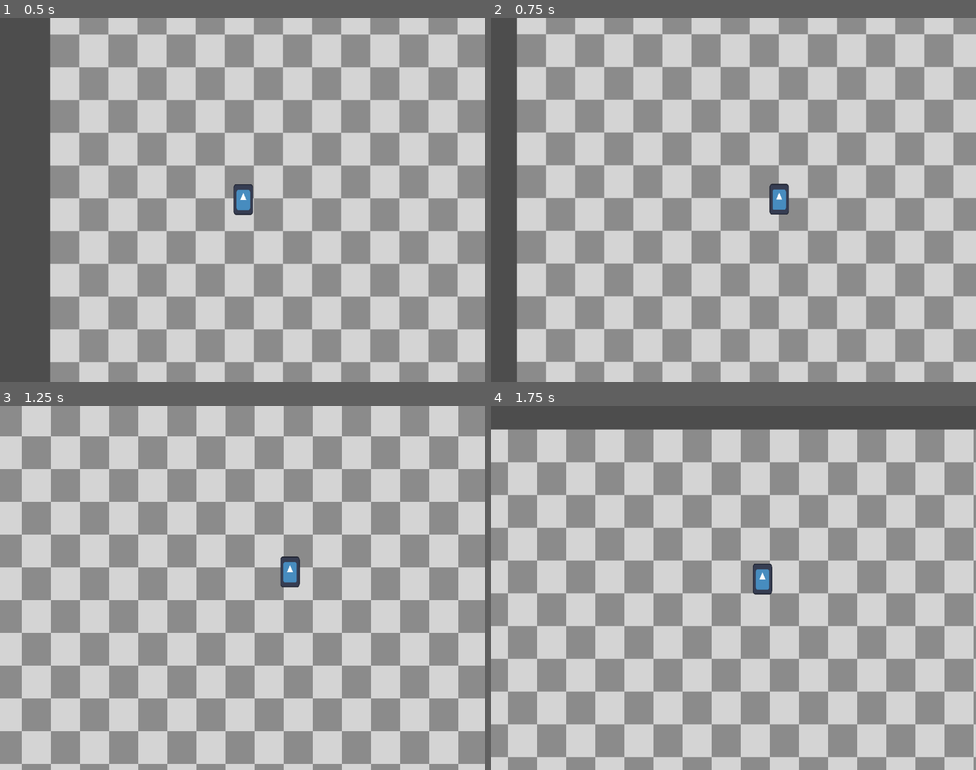
Above: before the commit, frames 1-4 (two rows, left to right).
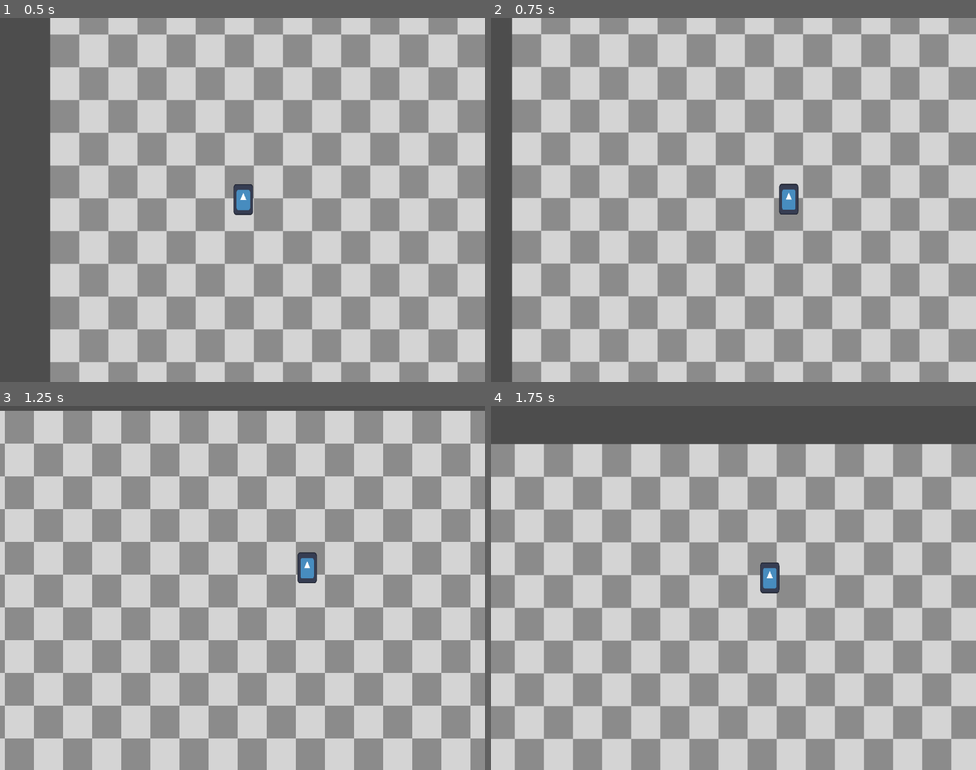
Above: after the commit, the same moments.

Repository: inukhann/AlpisteJam
Game: Godot game, scene res://scenes/map.tscn
Same seed, same stepped clock (60 frames per second), same inputs: the game is played once before the commit and once after it. The engine's default icon, where the game draws it, is replaced by a stand-in: a white triangle on a blue panel in a dark square.
Inputs:
- Up to frame 1 (0.5 s): no input
- Up to frame 2 (0.75 s): hold Right (MOVE_RIGHT) from 0.53 s (still down); tap Shift (DASH) at 0.6 s
- Up to frame 3 (1.25 s): keep holding Right (MOVE_RIGHT); tap Up (JUMP) at 0.77 s
- Up to frame 4 (1.75 s): keep holding Right (MOVE_RIGHT); tap Q (DETACH_HEAD) at 1.35 s; tap Up (JUMP) at 1.52 s

Frame 1 is identical in both runs. In frame 2, 16% of the frame differs, in the area x 4-96%, y 0-100%; in frame 3, 46%; in frame 4, 52%, in the area x 0-100%, y 6-100%.

Commit message:
MUDANÇAS/FASE1

Diff:
--- /dev/null
+++ b/LimbPunk/scenes/fase_1.tscn
@@ -0,0 +1,91 @@
+[gd_scene load_steps=7 format=3 uid="uid://fgr4gt0435dm"]
+
+[ext_resource type="PackedScene" uid="uid://cmjfka4hvfxe6" path="res://scenes/lixo.tscn" id="1_3irow"]
+[ext_resource type="PackedScene" uid="uid://deaj2dwrifxw5" path="res://scenes/Spark.tscn" id="2_ouqy4"]
+[ext_resource type="PackedScene" uid="uid://cveik4dsau4rt" path="res://scenes/estruturas.tscn" id="3_qd43g"]
+[ext_resource type="PackedScene" uid="uid://74m0unkh7a2j" path="res://scenes/luzes_da_morte.tscn" id="4_d6oth"]
+[ext_resource type="Script" path="res://scripts/final_1.gd" id="5_awwai"]
+
+[sub_resource type="RectangleShape2D" id="RectangleShape2D_17iyf"]
+size = Vector2(141, 144)
+
+[node name="fase_1" type="Node2D"]
+
+[node name="lixo6" parent="." instance=ExtResource("1_3irow")]
+position = Vector2(3666, 836)
+scale = Vector2(1.4, 4)
+
+[node name="lixo5" parent="." instance=ExtResource("1_3irow")]
+position = Vector2(2593, 660)
+scale = Vector2(0.4, 0.4)
+
+[node name="lixo" parent="." instance=ExtResource("1_3irow")]
+position = Vector2(656, 894)
+scale = Vector2(0.5, 0.5)
+
+[node name="Spark" parent="." instance=ExtResource("2_ouqy4")]
+position = Vector2(28, 876)
+
+[node name="Estruturas" parent="." instance=ExtResource("3_qd43g")]
+position = Vector2(-2, 440)
+scale = Vector2(0.01, 2)
+
+[node name="Estruturas2" parent="." instance=ExtResource("3_qd43g")]
+position = Vector2(1369, 902)
+scale = Vector2(9, 0.013)
+
+[node name="Estruturas3" parent="." instance=ExtResource("3_qd43g")]
+position = Vector2(254, 863)
+scale = Vector2(0.2, 0.15)
+
+[node name="Estruturas4" parent="." instance=ExtResource("3_qd43g")]
+position = Vector2(520, 836)
+scale = Vector2(0.26, 0.26)
+
+[node name="Estruturas5" parent="." instance=ExtResource("3_qd43g")]
+position = Vector2(802, 831)
+scale = Vector2(0.3, 0.3)
+
+[node name="lixo2" parent="." instance=ExtResource("1_3irow")]
+position = Vector2(1053, 886)
+
+[node name="Estruturas6" parent="." instance=ExtResource("3_qd43g")]
+position = Vector2(1306, 825)
+scale = Vector2(0.3, 0.3)
+
+[node name="Estruturas7" parent="." instance=ExtResource("3_qd43g")]
+position = Vector2(2734, 782)
+scale = Vector2(3, 0.5)
+
+[node name="lixo3" parent="." instance=ExtResource("1_3irow")]
+position = Vector2(2184, 655)
+scale = Vector2(0.4, 0.4)
+
+[node name="lixo4" parent="." instance=ExtResource("1_3irow")]
+position = Vector2(3264, 655)
+scale = Vector2(0.4, 0.4)
+
+[node name="Estruturas8" parent="." instance=ExtResource("3_qd43g")]
+position = Vector2(4156, 670)
+scale = Vector2(1, 1)
+
+[node name="Estruturas9" parent="." instance=ExtResource("3_qd43g")]
+position = Vector2(4160, 51)
+scale = Vector2(1, 1)
+
+[node name="luzes_da_morte" parent="." instance=ExtResource("4_d6oth")]
+position = Vector2(3917, 289)
+scale = Vector2(1, 1.6)
+
+[node name="luzes_da_morte2" parent="." instance=ExtResource("4_d6oth")]
+position = Vector2(4070, 359)
+scale = Vector2(1, 1.8)
+
+[node name="final_1" type="Area2D" parent="."]
+script = ExtResource("5_awwai")
+
+[node name="CollisionShape2D" type="CollisionShape2D" parent="final_1"]
+position = Vector2(4317.5, 359)
+shape = SubResource("RectangleShape2D_17iyf")
+
+[connection signal="body_entered" from="final_1" to="final_1" method="_on_body_entered"]
--- a/LimbPunk/scripts/spark.gd
+++ b/LimbPunk/scripts/spark.gd
@@ -4,8 +4,8 @@
 	NORMAL, ARMLESS, LEGLESS, LIMBLESS, BODYLESS
 }
 
-const base_velocity_x = 150
-const base_velocity_y = 300
+const base_velocity_x = 180
+const base_velocity_y = 330
 const GRAVITY = 10
 @onready var on_cooldown = false
 @onready var can_shoot = true
